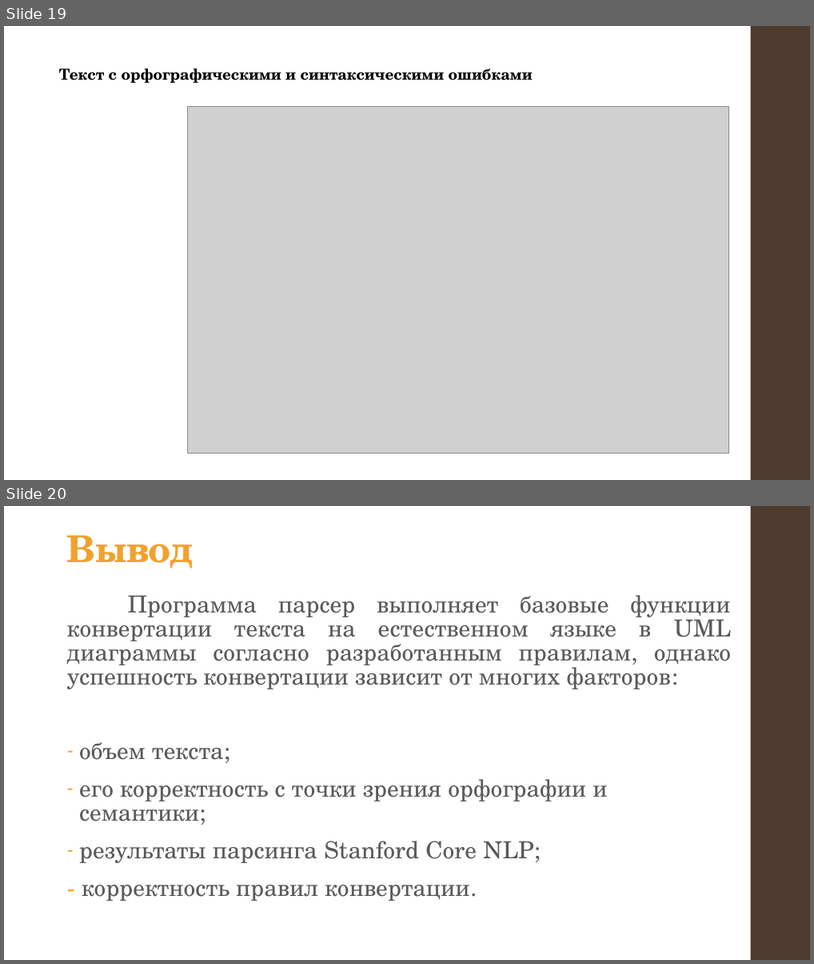
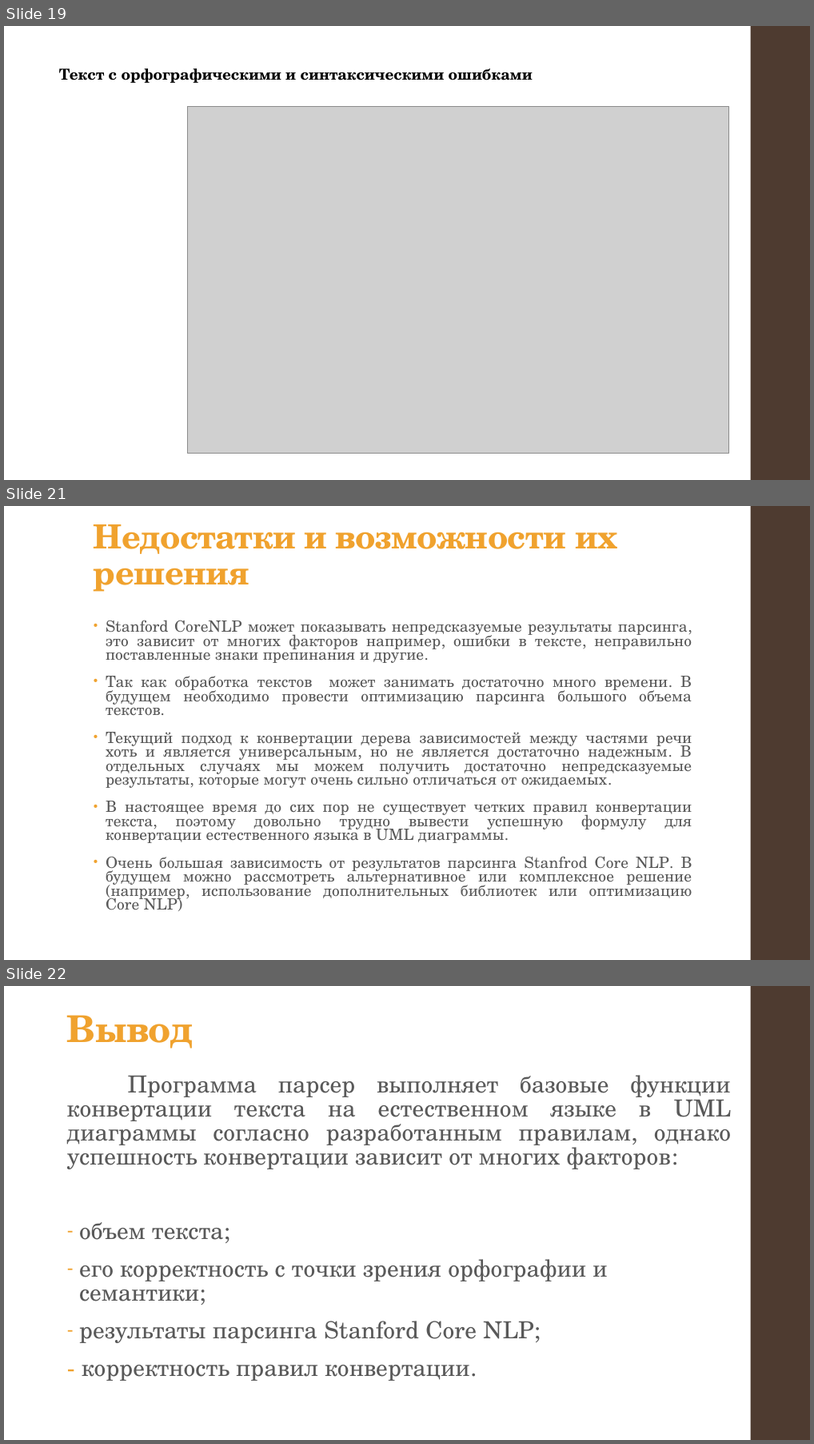
Before and after one commit to alexnodejs/onto-diploma, a slide deck: presentation/Moiseyenko_presentation.pptx. Shown one above the other, each under a label of ours: slides 19 and 20 before the commit, slides 19, 21 and 22 after it; the slides between them are not shown. The pictures are 814x964 and 814x1444 pixels, drawn with LibreOffice and Linux fonts; fonts in the diff are those of the drawing; grey boxes stand for pictures. Boxes give left, top, right and bottom in pixels: in the first picture for what was removed or moved away, otherwise in the second. Text is boxed around its words. In the diff, an @@ line names an element or a change of style, - is before the commit and + after.

```diff
--- a/presentation/Moiseyenko_presentation.pptx
+++ b/presentation/Moiseyenko_presentation.pptx
@@ slide 21 added at box(4, 506, 810, 960), background #FFFFFF; not listed: 1 template element that a slide beside it also shows @@
@@ title added at box(94, 524, 618, 592), 39.6 pt, text #F0A22E, bold @@
+Недостатки и возможности их решения
@@ text added at box(106, 620, 693, 911), 18.5 pt, text #595959 @@
+• Stanford CoreNLP может показывать непредсказуемые результаты парсинга, это зависит от многих факторов например, ошибки в тексте, неправильно поставленные знаки препинания и другие.
+• Так как обработка текстов может занимать достаточно много времени. В будущем необходимо провести оптимизацию парсинга большого объема текстов.
+• Текущий подход к конвертации дерева зависимостей между частями речи хоть и является универсальным, но не является достаточно надежным. В отдельных случаях мы можем получить достаточно непредсказуемые результаты, которые могут очень сильно отличаться от ожидаемых.
+• В настоящее время до сих пор не существует четких правил конвертации текста, поэтому довольно трудно вывести успешную формулу для конвертации естественного языка в UML диаграммы.
+• Очень большая зависимость от результатов парсинга Stanfrod Core NLP. В будущем можно рассмотреть альтернативное или комплексное решение (например, использование дополнительных библиотек или оптимизацию Core NLP)
@@ what was slide 20 is now slide 22 @@
```
Also in this commit, not shown: 1 other slide added, 1 other file.
